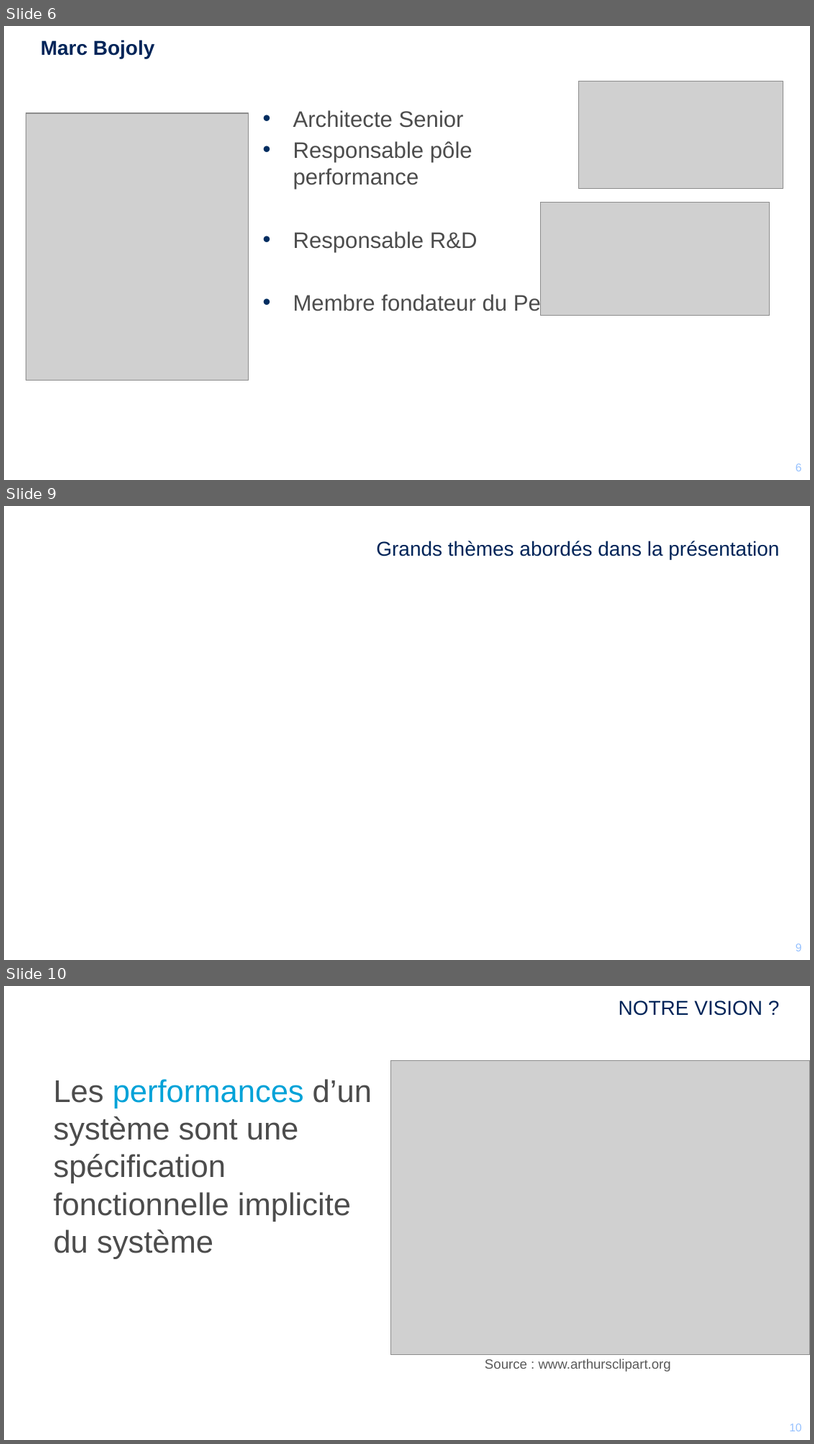
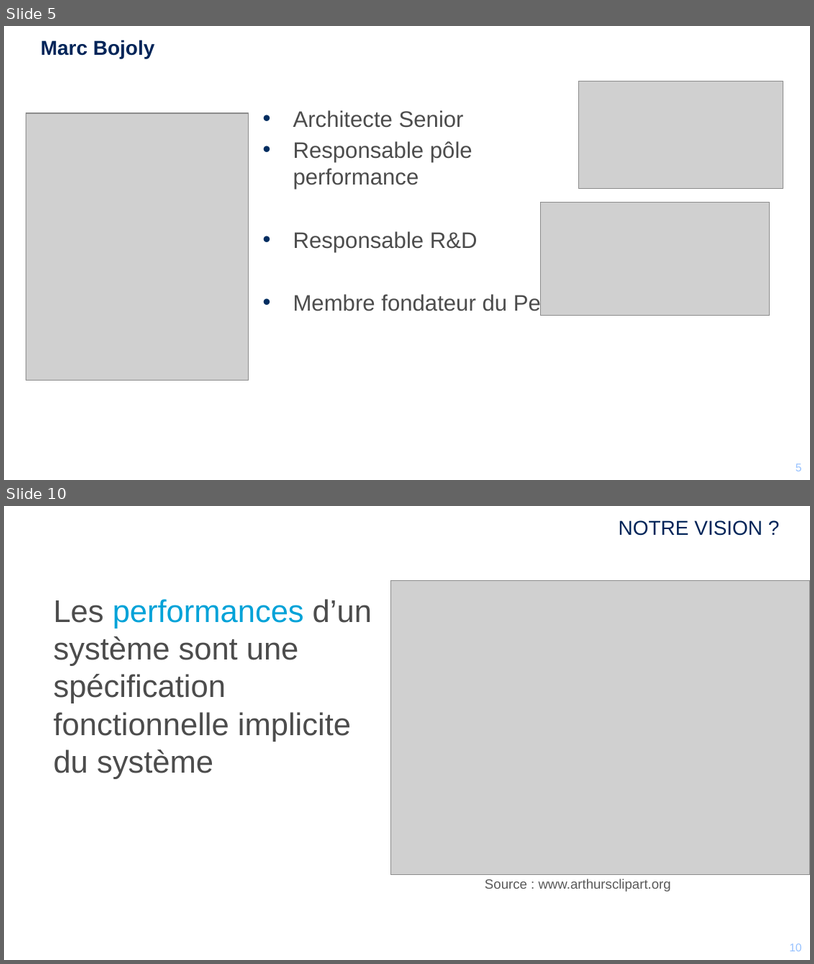
Before and after one commit to mikrob/perfuniversity, a slide deck: PerfUniversity.pptx. Shown one above the other, each under a label of ours: slides 6, 9 and 10 before the commit, slides 5 and 10 after it; the slides between them are not shown. The pictures are 814x1444 and 814x964 pixels, drawn with LibreOffice and Linux fonts; fonts in the diff are those of the drawing; grey boxes stand for pictures; background and template pictures are left out. Boxes give left, top, right and bottom in pixels: in the first picture for what was removed or moved away, otherwise in the second. Text is boxed around its words. In the diff, an @@ line names an element or a change of style, - is before the commit and + after.

```diff
--- a/PerfUniversity.pptx
+++ b/PerfUniversity.pptx
@@ slide 9 removed at (4,506,810,960), background picture (left out); not listed: 2 template elements that a slide beside it also shows @@
@@ title removed at (376,541,779,559) @@
-Grands thèmes abordés dans la présentation
@@ what was slide 6 is now slide 5 @@
```
Also in this commit, not shown: 7 slides changed, 1 slide added.
